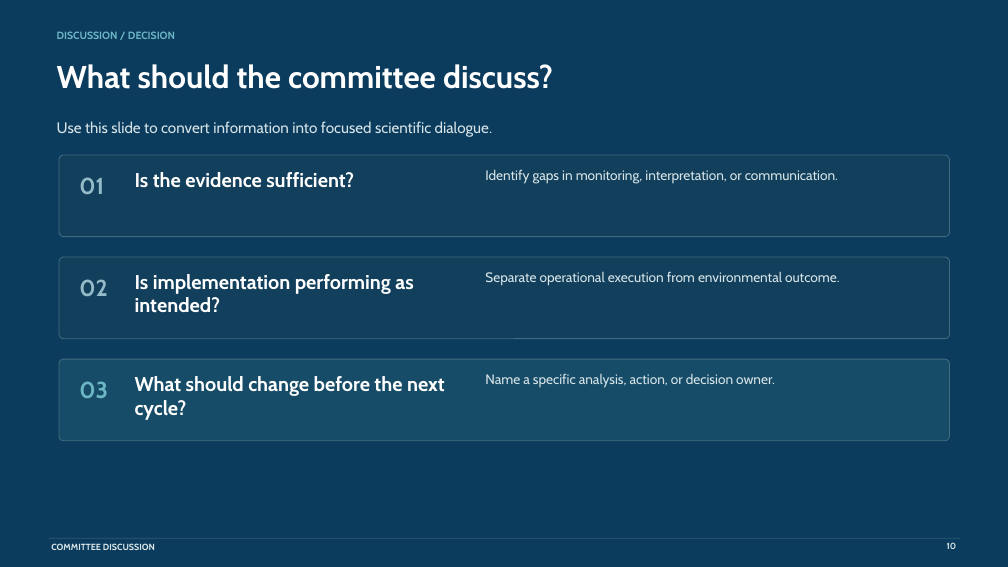
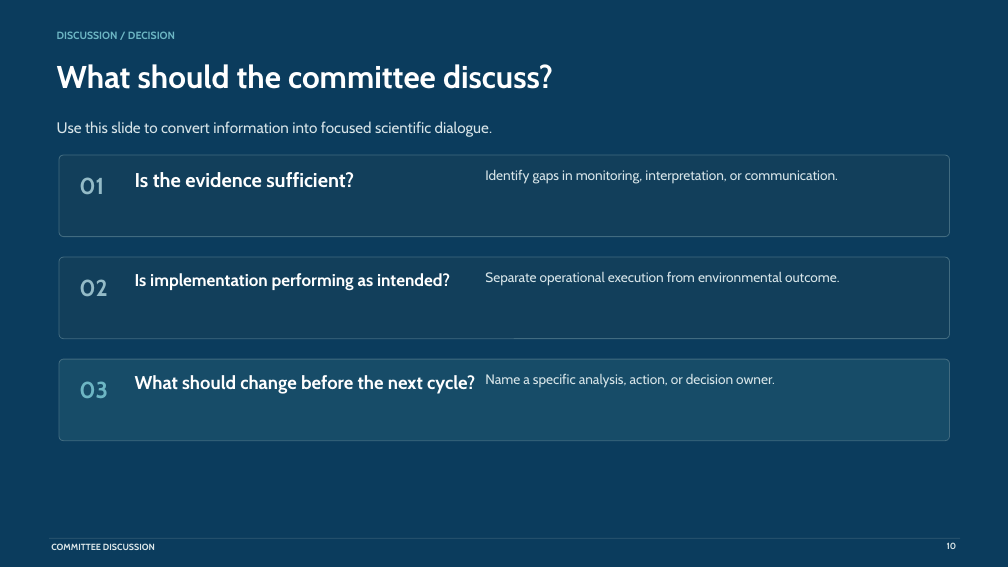
Before and after one commit to cfurl/EAHCP-Fall-2026-Sci-Comm, a slide deck: slide 16 of Supporting_Measures/Supporting Measures.pptx (slide 11 before the commit). Drawn at 1008x567 pixels with LibreOffice and Linux fonts; fonts in the diff are those of the drawing. Boxes give left, top, right and bottom in pixels: in the first picture for what was removed or moved away, otherwise in the second. Text is boxed around its words. In the diff, an @@ line names an element or a change of style, - is before the commit and + after.

```diff
--- a/Supporting_Measures/Supporting Measures.pptx
+++ b/Supporting_Measures/Supporting Measures.pptx
@@ text "Is implementation performing as intended?" at box(135, 273, 450, 291): size 19 to 16.1 pt @@
@@ text "What should change before the ..." at box(135, 375, 475, 394): size 19 to 17.6 pt @@
```
Also in this commit, not shown: 2 other slides changed, 6 slides added, 1 slide removed, 5 other files.
